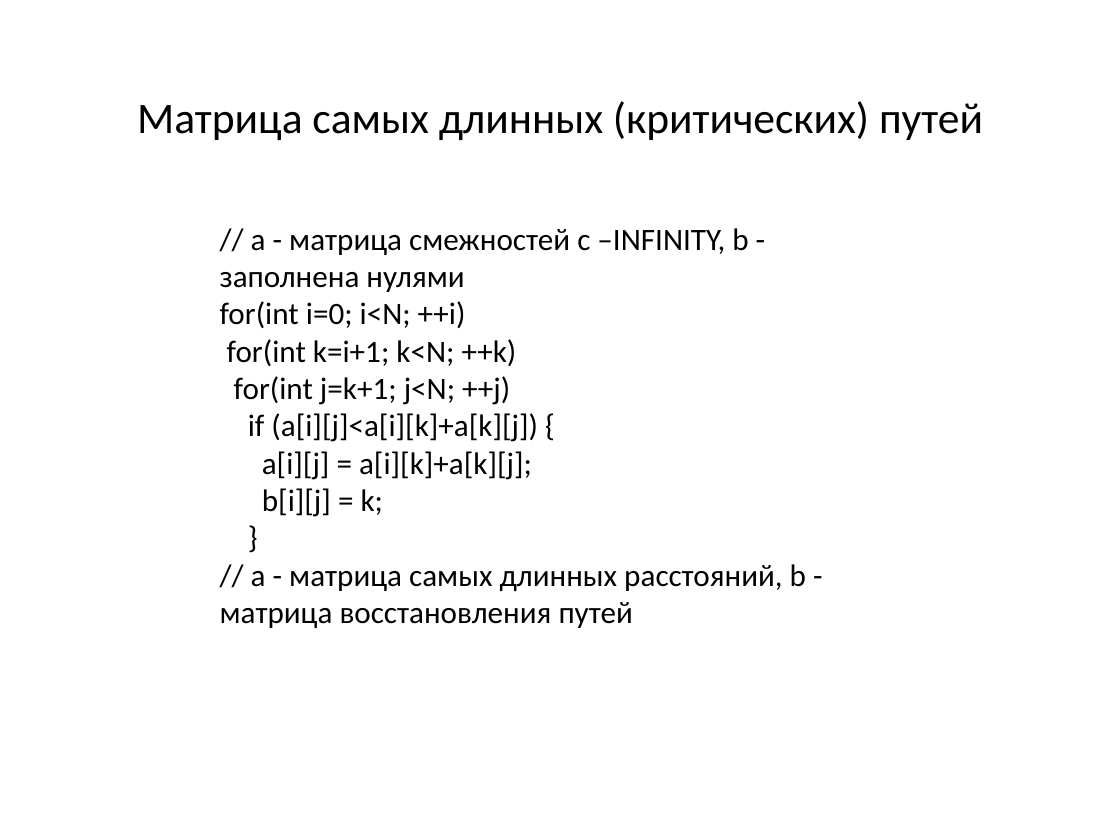
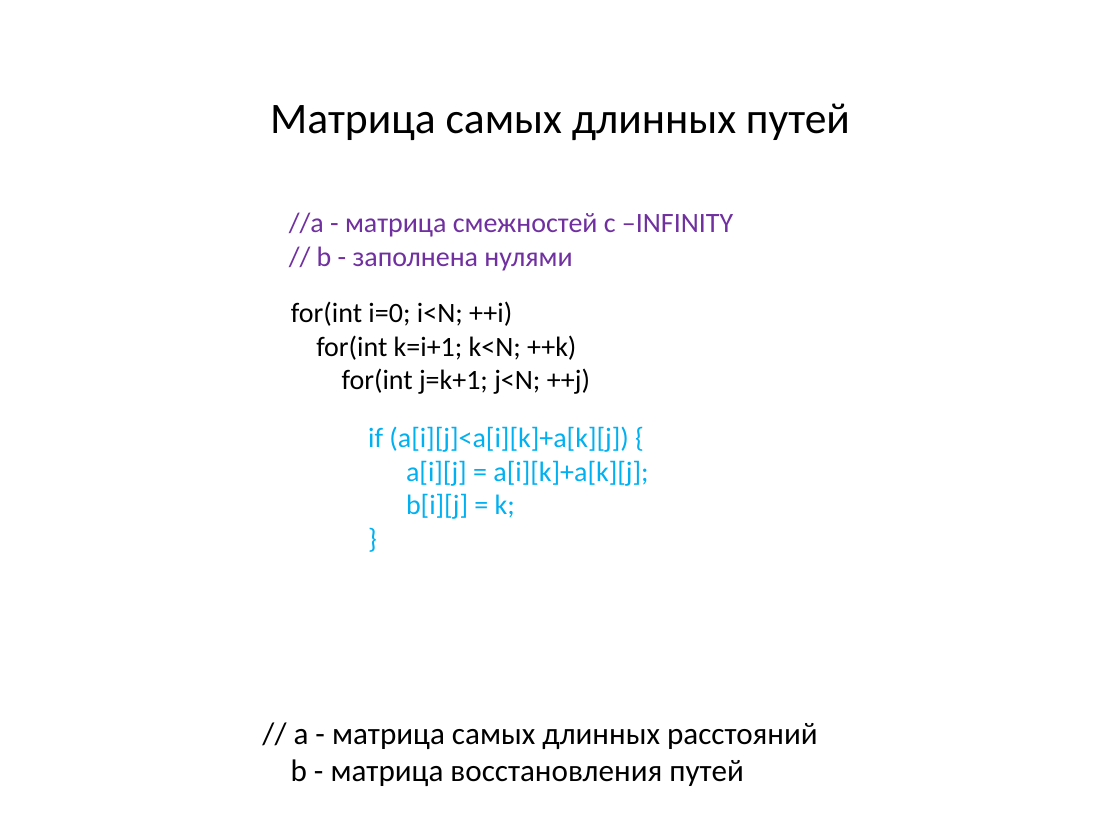
Before and after one commit to SteinbergOB/ANG, a slide deck: slide 9 of Презентации/Лекция 3.pptx (slide 6 before the commit). Drawn at 1120x840 pixels with LibreOffice and Linux fonts; fonts in the diff are those of the drawing. Boxes give left, top, right and bottom in pixels: in the first picture for what was removed or moved away, otherwise in the second. Text is boxed around its words. In the diff, an @@ line names an element or a change of style, - is before the commit and + after.

```diff
--- a/Презентации/Лекция 3.pptx
+++ b/Презентации/Лекция 3.pptx
@@ text at [270, 103, 850, 140]: text changed @@
-Матрица самых длинных (критических) путей
+Матрица самых длинных путей
@@ text at [220, 228, 748, 405]: paragraphs removed @@
-// a - матрица смежностей с –INFINITY, b - заполнена нулями
-for(int i=0; i<N; ++i)
-for(int k=i+1; k<N; ++k)
-for(int j=k+1; j<N; ++j)
@@ text added at [289, 212, 733, 271], 18 pt, text #7030A0 @@
+//a - матрица смежностей с –INFINITY
+// b - заполнена нулями
@@ text added at [291, 301, 590, 394], 18 pt, text #000000 @@
+for(int i=0; i<N; ++i)
+for(int k=i+1; k<N; ++k)
+for(int j=k+1; j<N; ++j)
@@ text "if (a[i][j]<a[i][k]+a[k][j]) {": place and size @@
-text "if (a[i][j]<a[i][k]+a[k][j]) {" at [220, 228, 806, 628]
+text "if (a[i][j]<a[i][k]+a[k][j]) {" at [368, 426, 648, 519]
@@ text "if (a[i][j]<a[i][k]+a[k][j]) {" at [368, 426, 648, 519]: size 20 to 18 pt, text colour #000000 to #00B0F0; vertical alignment middle to top @@
@@ text at [220, 564, 806, 628]: paragraph removed @@
-// a - матрица самых длинных расстояний, b - матрица восстановления путей
@@ text added at [291, 723, 818, 786], 20 pt, text #000000 @@
+// a - матрица самых длинных расстояний
+b - матрица восстановления путей
```
Also in this commit, not shown: 7 other slides changed, 17 slides added, 3 other files.
